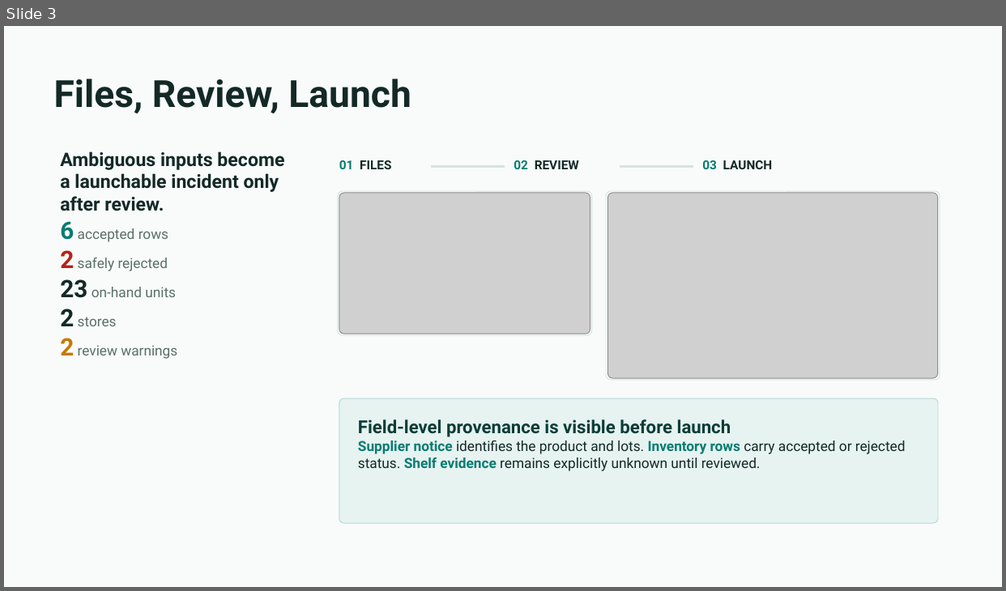
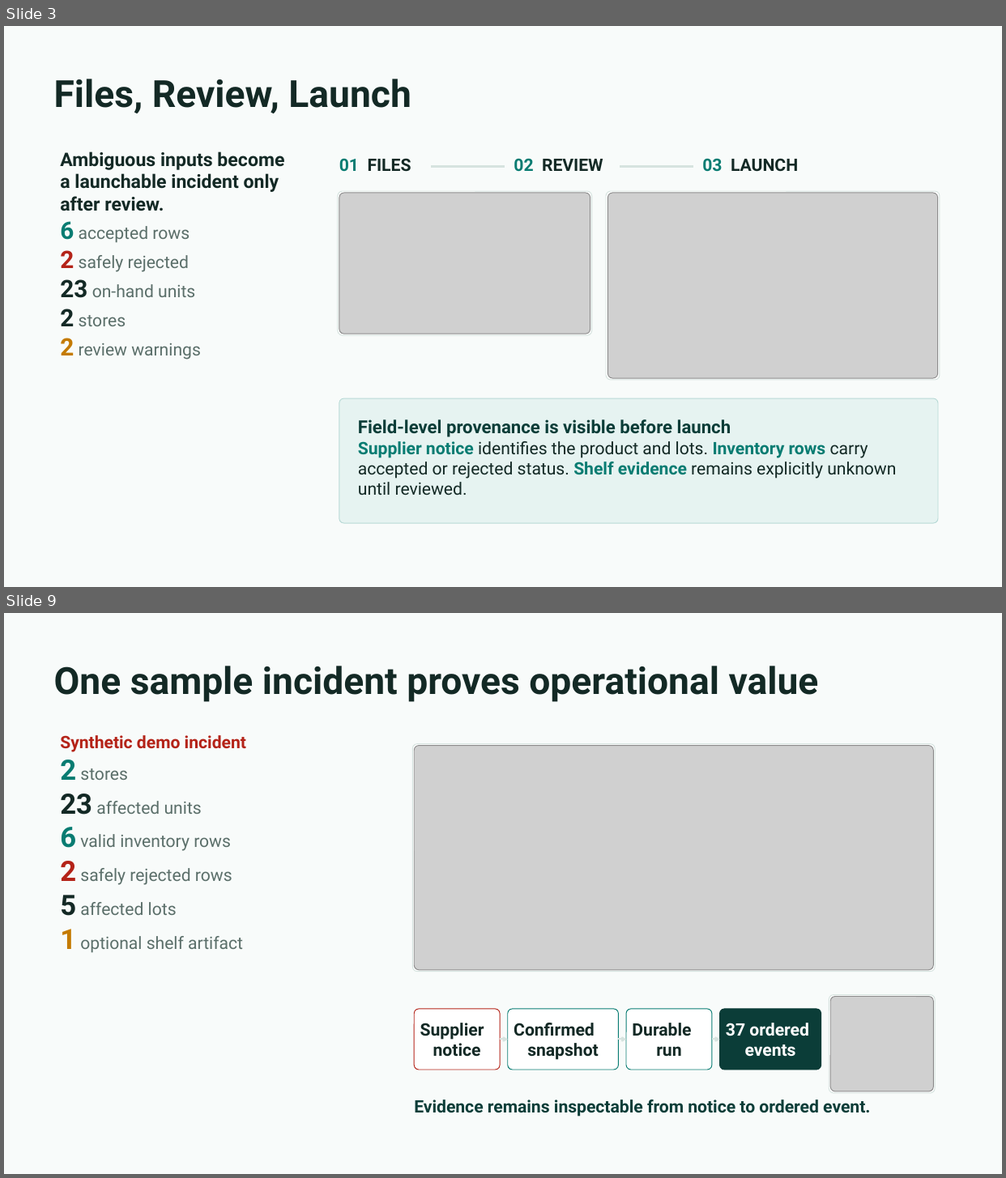
Before and after one commit to ankitranjan-dsai/batchhelm-ai, a slide deck: docs/presentation/batchhelm-ai-hackathon-deck.pptx. Shown one above the other, each under a label of ours: slide 3 before the commit, slides 3 and 9 after it; the slides between them are not shown. The pictures are 1006x591 and 1006x1178 pixels, drawn with LibreOffice and Linux fonts; fonts in the diff are those of the drawing; grey boxes stand for pictures. Boxes give left, top, right and bottom in pixels: in the first picture for what was removed or moved away, otherwise in the second. Text is boxed around its words. In the diff, an @@ line names an element or a change of style, - is before the commit and + after.

```diff
--- a/docs/presentation/batchhelm-ai-hackathon-deck.pptx
+++ b/docs/presentation/batchhelm-ai-hackathon-deck.pptx
@@ slide 9 added at (4, 613, 1002, 1174), background #F8FBFA @@
@@ title added at (54, 666, 819, 702), 36 pt, text #132925, bold @@
+One sample incident proves operational value
@@ text added at (60, 735, 246, 953), 16.5 pt, text #5B6F6A @@
+Synthetic demo incident
+2 stores
+23 affected units
+6 valid inventory rows
+2 safely rejected rows
+5 affected lots
+1 optional shelf artifact
@@ rounded rectangle added at (413, 744, 936, 972), fill #FFFFFF, outline #D6E3DF 0.75 pt @@
@@ picture added at (414, 746, 934, 970) @@
@@ rounded rectangle added at (829, 995, 936, 1093), fill #FFFFFF, outline #D6E3DF 0.75 pt @@
@@ picture added at (830, 996, 934, 1092) @@
@@ rounded rectangle added at (414, 1009, 501, 1070), fill #FFFFFF, outline #B42318 0.75 pt, 16.5 pt, text #132925, bold @@
+Supplier
+notice
@@ rounded rectangle added at (508, 1009, 619, 1070), fill #FFFFFF, outline #087C72 0.75 pt, 16.5 pt, text #132925, bold @@
+Confirmed
+snapshot
@@ rounded rectangle added at (626, 1009, 712, 1070), fill #FFFFFF, outline #087C72 0.75 pt, 16.5 pt, text #132925, bold @@
+Durable
+run
@@ rounded rectangle added at (720, 1009, 820, 1070), fill #0B3D38, outline #0B3D38 0.75 pt, 16.5 pt, text #FFFFFF, bold @@
+37 ordered
+events
@@ arrow added from (500, 1040) to (508, 1040), #D6E3DF 1.5 pt @@
@@ arrow added from (619, 1040) to (626, 1040), #D6E3DF 1.5 pt @@
@@ arrow added from (712, 1040) to (720, 1040), #D6E3DF 1.5 pt @@
@@ text added at (414, 1100, 870, 1117), 16.5 pt, text #0B3D38, bold @@
+Evidence remains inspectable from notice to ordered event.
@@ slide 3 changed as well @@
@@ size 12 to 16.5 pt in 3 elements at (339, 158, 411, 172), (513, 158, 603, 172), (702, 158, 798, 172) @@
@@ text at (60, 221, 201, 360): size 13.5 to 16.5 pt in "accepted rows", "safely rejected", "on-hand units", "stores" and 1 more places @@
@@ text at (358, 442, 896, 495): size 13.5 to 16.5 pt in "Supplier notice identifies the product and lots. ..." @@
```
Also in this commit, not shown: 6 other slides changed, 2 other slides added, 3 slides removed, 1 other file.
